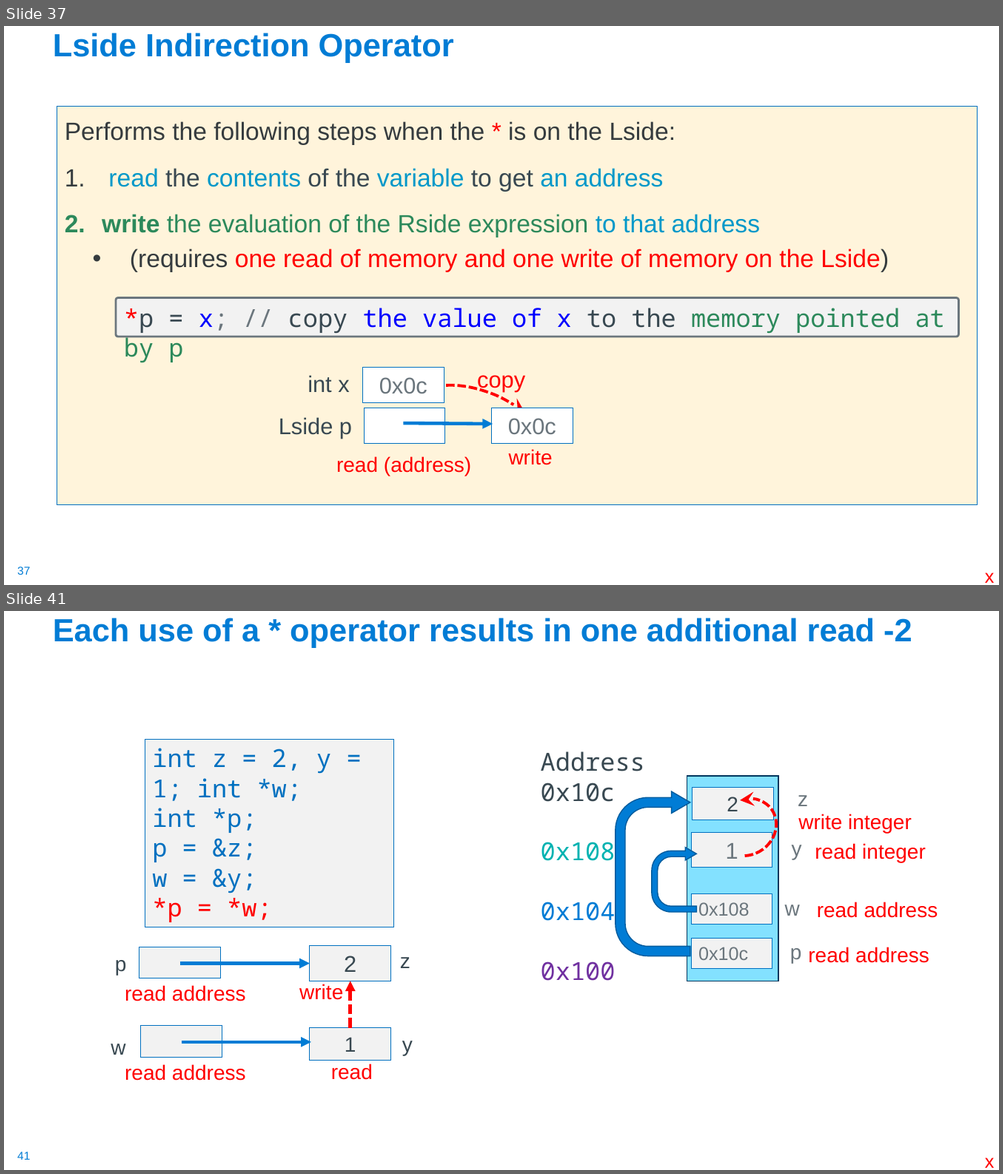
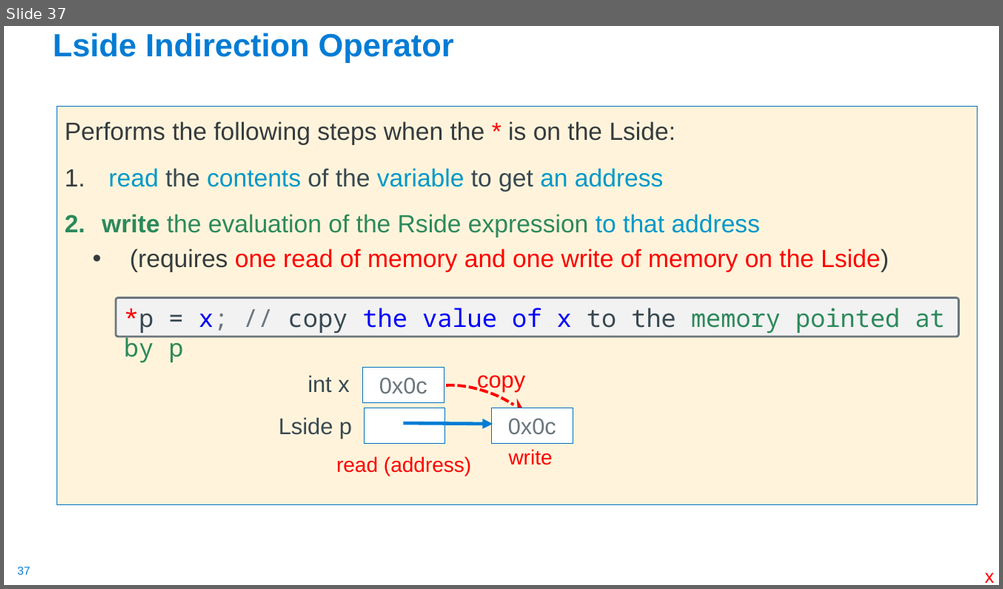
Before and after one commit to cse30-sp24/Muller-Slides, a slide deck: Lecture-5.pptx. Shown one above the other, each under a label of ours: slides 37 and 41 before the commit, slide 37 after it; the slides between them are not shown. The pictures are 1003x1174 and 1003x589 pixels, drawn with LibreOffice and Linux fonts; fonts in the diff are those of the drawing. Boxes give left, top, right and bottom in pixels: in the first picture for what was removed or moved away, otherwise in the second. Text is boxed around its words. In the diff, an @@ line names an element or a change of style, - is before the commit and + after.

```diff
--- a/Lecture-5.pptx
+++ b/Lecture-5.pptx
@@ slide 41 removed at [4, 611, 999, 1170], background #FFFFFF; not listed: 1 template element that a slide beside it also shows @@
@@ title removed at [53, 618, 912, 647] @@
-Each use of a * operator results in one additional read -2
@@ rectangle removed at [145, 739, 394, 927] @@
-int z = 2, y = 1; int *w;
-int *p;
-p = &z;
-w = &y;
-*p = *w;
@@ text removed at [540, 752, 645, 981] @@
-Address
-0x10c
-0x108
-0x104
-0x100
@@ rectangle removed at [687, 776, 779, 981] @@
@@ rectangle removed at [692, 787, 774, 820] @@
-2
@@ arc (boxed as its full ellipse) removed at [706, 787, 788, 868] @@
@@ uturn arrow removed at [615, 792, 690, 957] @@
@@ text removed at [797, 795, 808, 806] @@
-z
@@ rectangle removed at [691, 832, 772, 868] @@
-1
@@ text removed at [798, 814, 911, 833] @@
-write integer
@@ uturn arrow removed at [652, 848, 697, 913] @@
@@ text removed at [791, 845, 802, 860] @@
-y
@@ text removed at [814, 843, 925, 863] @@
-read integer
@@ rectangle removed at [691, 894, 772, 923] @@
-0x108
@@ text removed at [785, 905, 800, 916] @@
-w
@@ text removed at [817, 902, 938, 918] @@
-read address
@@ rectangle removed at [691, 939, 772, 968] @@
-0x10c
@@ text removed at [790, 948, 802, 963] @@
-p
@@ text removed at [808, 947, 929, 963] @@
-read address
@@ group removed at [111, 946, 412, 1081]: 8 texts, 4 rectangles, 3 arrows @@
-w
-2
-y
-1
-z
-p
-read address
-read address
-read
-write
@@ text removed at [984, 1158, 994, 1168] @@
-x
```
Also in this commit, not shown: 8 slides changed, 22 other slides removed, 1 other file.
